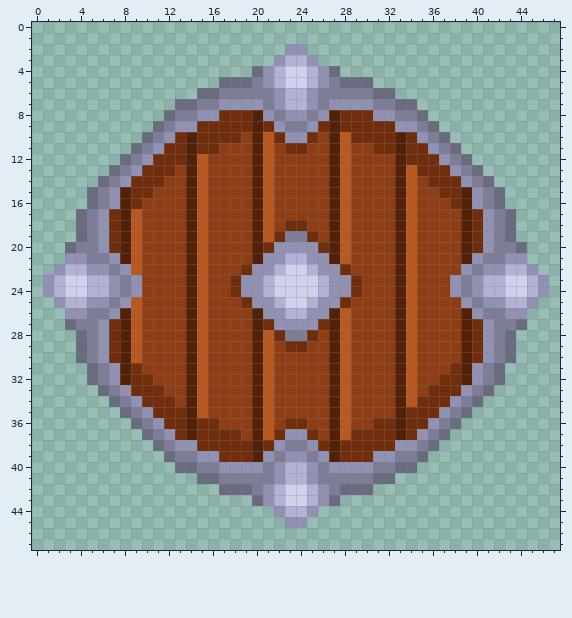
Pixel-art sprite: Assets/Arts/PowerUp/ShieldPowerup.png. Above: the version before the commit.
The file is 48x48 pixels.
The same view after the edit:
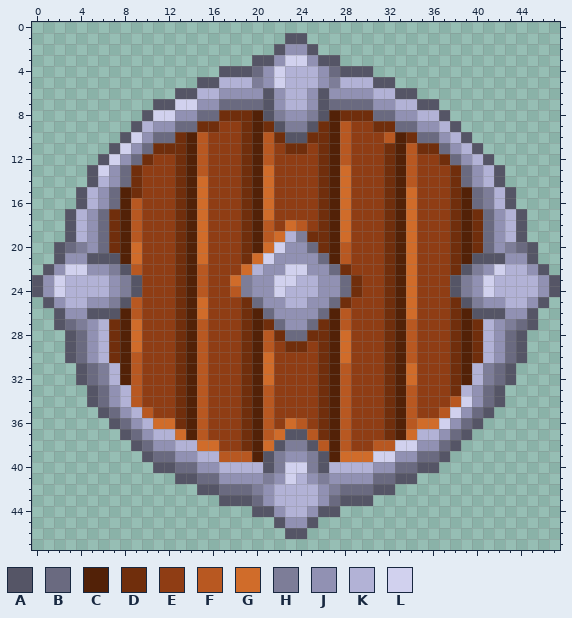
Palette (. is transparent): A #555566  B #6a6a80  C #522107  D #702e0c  E #8f3d14  F #b85821  G #d06c2a  H #7d7d98  J #9191b3  K #b2b2d6  L #d1d1ee
From old to new:
Changed rows in their new state; - is an unchanged pixel.
first column x 0:
 1 -----------------------AA-----------------------
 2 ----------------------A--A----------------------
 3 --------------------AA-LL-AA--------------------
 4 -----------------AAA--LKK---AAA-----------------
 5 ---------------AAKKK--LKK---KKKAA---------------
 6 -------------AAKKJJJJA----AJJJJKKAA-------------
 7 -----------AALLJJBBBBA----ABBBBJJKKAA-----------
 8 ----------ALLJJBB----A----A----BBJJKKA----------
 9 ---------AKJJBB--EE---A--A--FEE--BBJJKA---------
10 --------ALJBB--FEEED---AA-D--EEEF--BBJKA--------
11 -------ALJBD---FE--D------D----E--F-DBJKA-------
12 ------ALJBDEE------D------D-----D-FEEDBJKA------
13 -----ALJBDEEED-----D-G----D-G---D--EEEDBJKA-----
14 -----AKJB-EE-D-G---D-G----D-G---D---EE-BJKA-----
15 ----AKJB--E--D-G---D-G----D-G---D-G--E--B-KA----
16 ----AKJB-F---D-G---D-G----D-G---D-G-----B-KA----
17 ---AKJB------D-G---D-G----D-G---D-G---D--BJKA---
18 ---AKJB------D-G---D---GF-D-G---D-G---D--BJKA---
19 ---AKJB------D-G---D--GK--D-G---D-G---D--BJKA---
20 --A--JB--G---D-G---D-GL--B------D-G---D--BJ--A--
21 --A--AAA-G---D-G---DGL-JJ-B-----D-G---D-AAA--A--
22 -A-LL---A----D-----GK-J--J-B----D-G---DA--L---A-
23 A-LKK----A---D----GH-J--KKJ-B---D-G---A--L-KK--A
24 A-LKK----A---D----FH-J-KKKJ-B---D-G---A--L-KK--A
25 -A------A----D-G----B-JKKJ-B----D-G---DA------A-
26 --A--AAA-----D-G---D-B-JJ-B-----D-G---D-AAA--A--
27 --A--JK--G---D-----D--B--B------D-----D--KJ--A--
28 ---A-JK--G---D-----D---BB-D-G---D-----D--KJ-A---
29 ---A-JK--G---D-----D------D-G---D-----D--KJ-A---
30 ---A-JK------D-----D-G----D-G---D-----D--KJ-A---
31 ----A--K-F---D-----D-G----D-----D-G-----K--A----
32 ----A--K-FE--D-----D-G----D-----D-G--E--K--A----
33 -----A-JKFEE-D-----D------D-----D---EE-KJ-A-----
34 -----ABJKFEEED-----D------D-----D--EEEFLJBA-----
35 ------ABJKFEE------D------D-----D-FEEFLJBA------
36 -------ABJKGG--FE--D---GF-D----E--FGGLJBA-------
37 --------ABJKKG-FEEED--GAAFD--EEE--GKKJBA--------
38 ---------ABJJKKGGEE--GA--AF-FEEFFLLJJBA---------
39 ----------AB-JJKKFFF-A----A-GGGLLJJ-BA----------
40 -----------AA--JJKKKKAHLLHAKKKKJJ--AA-----------
41 -------------AA--JJJJ--L---JJJJ--AA-------------
42 ---------------AA------KK------AA---------------
43 -----------------AAA---KK---AAA-----------------
44 --------------------AA----AA--------------------
45 ----------------------A--A----------------------
46 -----------------------AA-----------------------
Changed places in both pictures, as pixel boxes (x1, y1, x2, y2):
changed: (32, 33, 560, 539)
